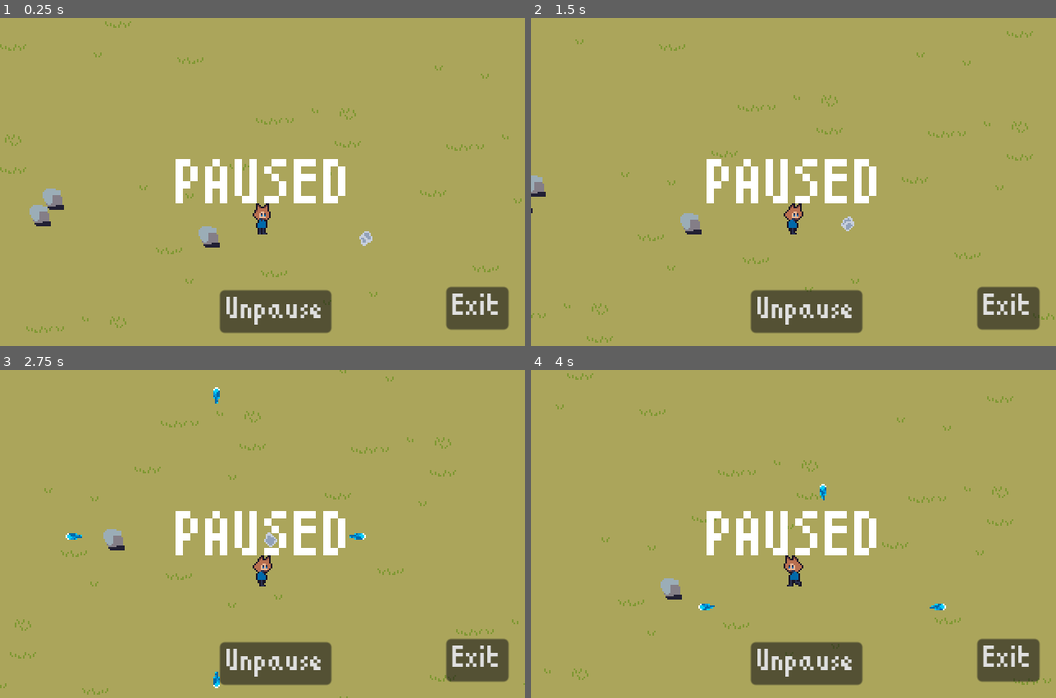
Above: before the commit, frames 1-4 (two rows, left to right).
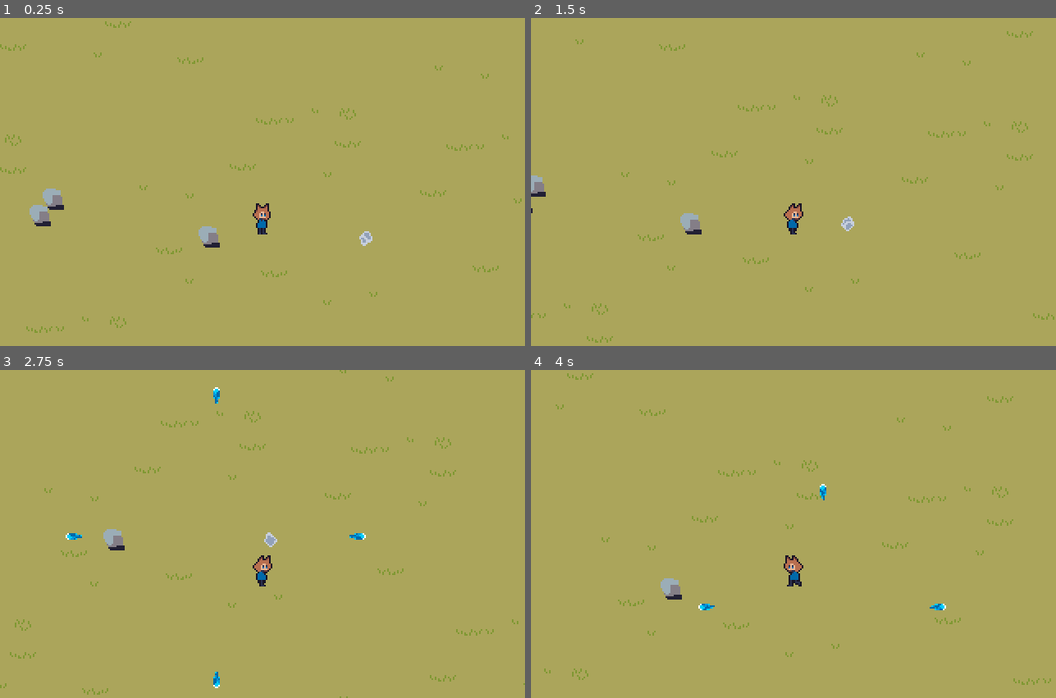
Above: after the commit, the same moments.

Repository: ColtonPhillips/its-spreading
Game: Godot game, scene res://scenes/world.tscn
Two runs of this game, one before a commit and one after it. Both use one fixed random seed, a clock stepped at 60 frames per second and the inputs below. This scene is started directly instead of the project's main scene.
Inputs:
- Up to frame 1 (0.25 s): no input
- Up to frame 2 (1.5 s): hold D (move_right) 0.53-1.28 s; hold S (move_down) from 1.28 s (still down)
- Up to frame 3 (2.75 s): release S (move_down) at 2.03 s; hold D (move_right) from 2.03 s (still down)
- Up to frame 4 (4 s): release D (move_right) at 2.78 s; hold W (move_up) 2.78-3.53 s; hold A (move_left) from 3.53 s (still down)

The runs differ from the first frame. In frame 1, 6.4% of the frame differs, in the area x 33-97%, y 43-96%; in frame 2, 6.4%; in frame 3, 6.4%; in frame 4, 6.4%.

Commit message:
fix merge conflict (my bad)

Diff:
--- a/scenes/world.tscn
+++ b/scenes/world.tscn
@@ -7,7 +7,6 @@
 [ext_resource type="PackedScene" uid="uid://dkiuk5y53nmy2" path="res://scenes/enemy/wisp_enemy.tscn" id="4_y0un6"]
 [ext_resource type="Script" path="res://scenes/gameplay/spawn_info.gd" id="5_7m54o"]
 [ext_resource type="PackedScene" uid="uid://ds5t4tdidh3t8" path="res://scenes/obstacles/rock.tscn" id="6_kl1yl"]
-[ext_resource type="PackedScene" uid="uid://beswkj8fh8y7d" path="res://scenes/gui/menu.tscn" id="7_pyd75"]
 [ext_resource type="PackedScene" uid="uid://cjafynpl3f6fd" path="res://scenes/loot/pickup.tscn" id="8_6ieqd"]
 [ext_resource type="AudioStream" uid="uid://b2rln4mnh1h5c" path="res://sound/DarkTheme.mp3" id="9_prxxj"]
 
@@ -71,8 +70,6 @@
 [node name="Menu" type="CanvasLayer" parent="."]
 process_mode = 3
 
-[node name="Menu" parent="Menu" instance=ExtResource("7_pyd75")]
-
 [node name="AudioStreamPlayer" type="AudioStreamPlayer" parent="."]
 stream = ExtResource("9_prxxj")
 autoplay = true
Not shown: 1 places in scenes/world.tscn that only renumber resources
